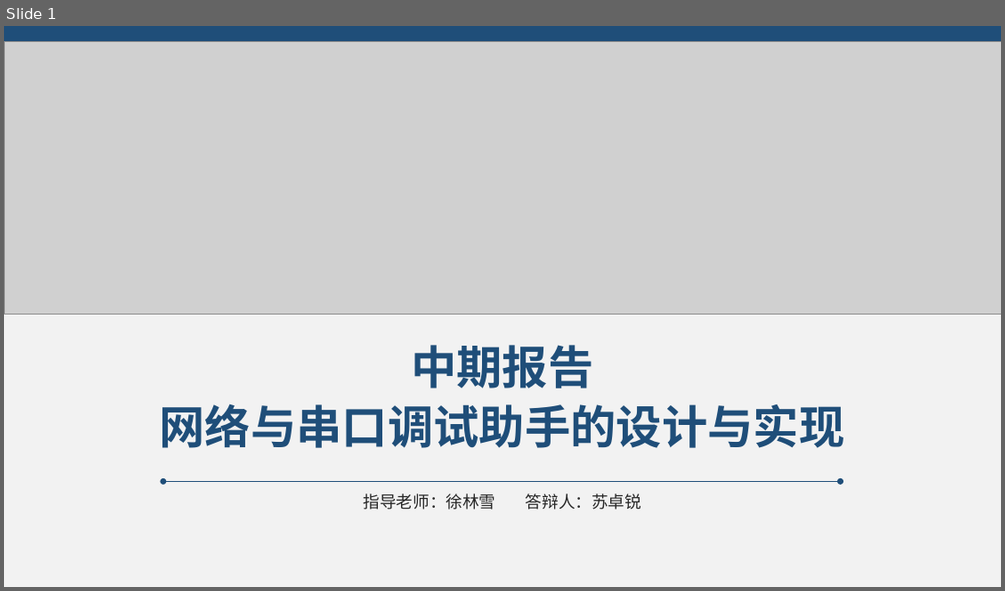
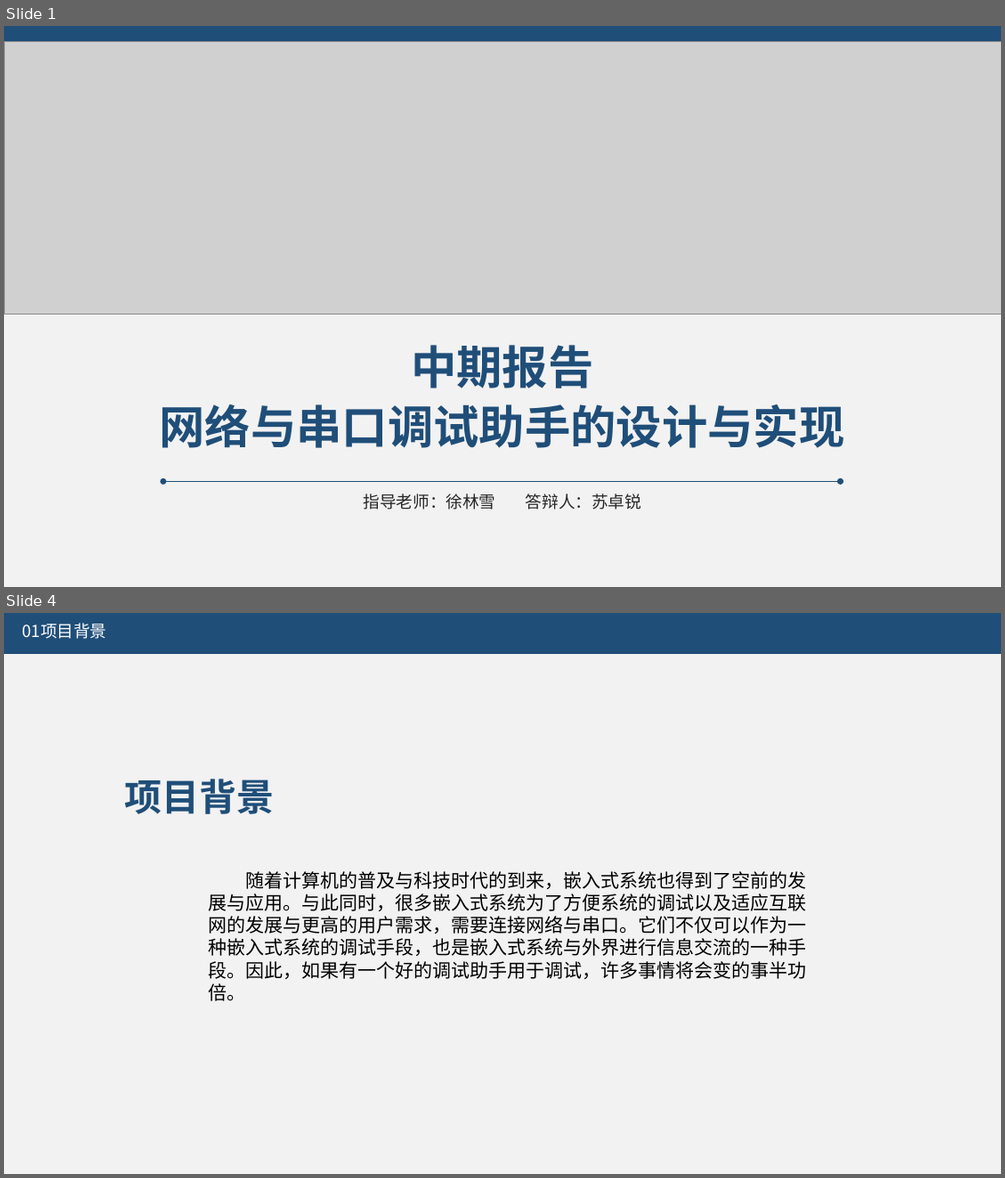
Before and after one commit to suzhuorui/QtHelper, a slide deck: 文档/RJ16852111苏卓锐（中期答辩）.pptx. Shown one above the other, each under a label of ours: slide 1 before the commit, slides 1 and 4 after it; the slides between them are not shown. The pictures are 1005x591 and 1005x1178 pixels, drawn with LibreOffice and Linux fonts; fonts in the diff are those of the drawing; grey boxes stand for pictures. Boxes give left, top, right and bottom in pixels: in the first picture for what was removed or moved away, otherwise in the second. Text is boxed around its words. In the diff, an @@ line names an element or a change of style, - is before the commit and + after.

Commit message:
在家里的一次中期答辩提交
在家里的一次中期答辩提交

```diff
--- a/文档/RJ16852111苏卓锐（中期答辩）.pptx
+++ b/文档/RJ16852111苏卓锐（中期答辩）.pptx
@@ slide 4 added at <box>4,613,1001,1174</box>, background #F2F2F2 @@
@@ rectangle added at <box>4,613,1001,654</box>, fill #1F4E79 @@
@@ text added at <box>22,623,106,639</box>, 16 pt, text #FFFFFF @@
+01项目背景
@@ text added at <box>125,779,275,814</box>, 36 pt, text #1F4E79, bold @@
+项目背景
@@ text added at <box>208,871,806,1001</box>, 18 pt, text #000000 @@
+随着计算机的普及与科技时代的到来，嵌入式系统也得到了空前的发展与应用。与此同时，很多嵌入式系统为了方便系统的调试以及适应互联网的发展与更高的用户需求，需要连接网络与串口。它们不仅可以作为一种嵌入式系统的调试手段，也是嵌入式系统与外界进行信息交流的一种手段。因此，如果有一个好的调试助手用于调试，许多事情将会变的事半功倍。
```
Also in this commit, not shown: 11 slides changed, 10 other slides added, 1 slide removed, 5 other files.
